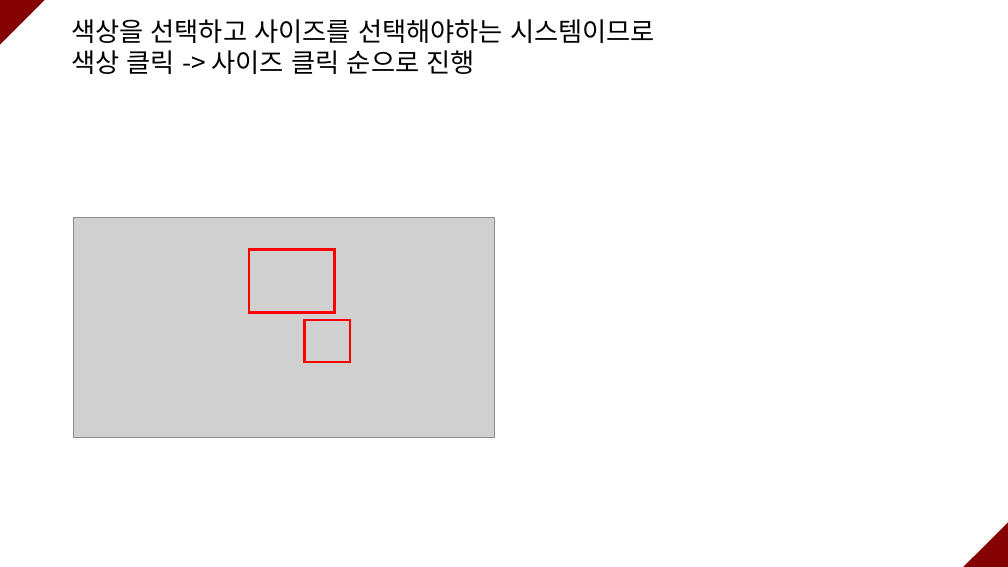
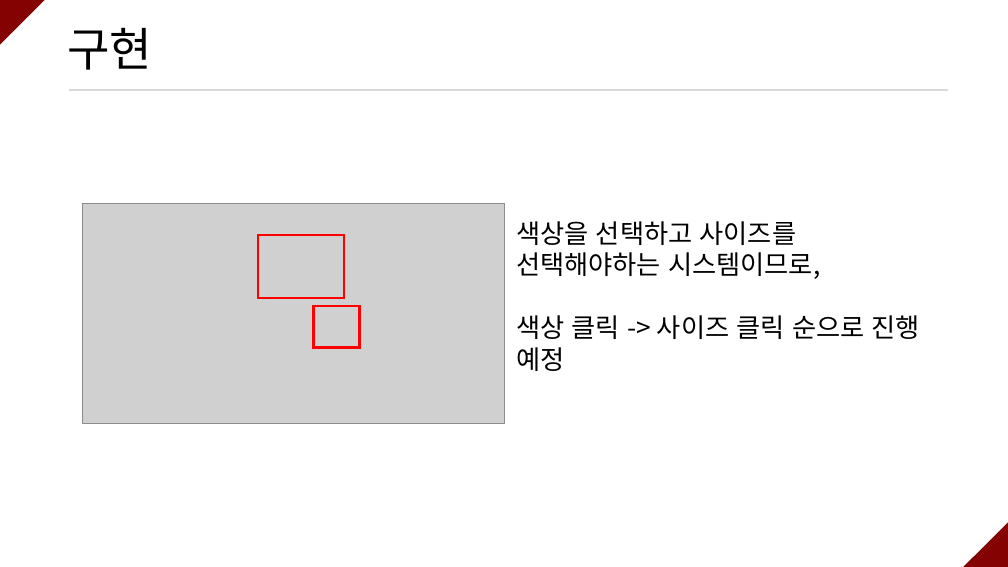
Before and after one commit to ramieeee/self_learning, a slide deck: slide 9 of semi_projects/쇼핑몰 옷 사이즈 확인 크롤링/쇼핑몰 옷 사이즈 확인 크롤링.pptx. Drawn at 1008x567 pixels with LibreOffice and Linux fonts; fonts in the diff are those of the drawing; grey boxes stand for pictures. Boxes give left, top, right and bottom in pixels: in the first picture for what was removed or moved away, otherwise in the second. Text is boxed around its words. In the diff, an @@ line names an element or a change of style, - is before the commit and + after.

```diff
--- a/semi_projects/쇼핑몰 옷 사이즈 확인 크롤링/쇼핑몰 옷 사이즈 확인 크롤링.pptx
+++ b/semi_projects/쇼핑몰 옷 사이즈 확인 크롤링/쇼핑몰 옷 사이즈 확인 크롤링.pptx
@@ title added at (x1=67, y1=27, x2=152, y2=70), 44 pt, text #000000 @@
+구현
@@ line added from (70, 90) to (949, 90), #D9D9D9 2 pt @@
@@ text at (x1=516, y1=221, x2=920, y2=371): text changed @@
-색상을 선택하고 사이즈를 선택해야하는 시스템이므로 색상 클릭 -> 사이즈 클릭 순으로 진행
+색상을 선택하고 사이즈를 선택해야하는 시스템이므로,
+색상 클릭 -> 사이즈 클릭 순으로 진행 예정
@@ 2 rectangles, 1 picture moved together from (x1=73, y1=218, x2=495, y2=439) to (x1=82, y1=203, x2=504, y2=424) @@
```
Also in this commit, not shown: 7 other slides changed, 10 slides added, 11 slides removed, 2 other files.
